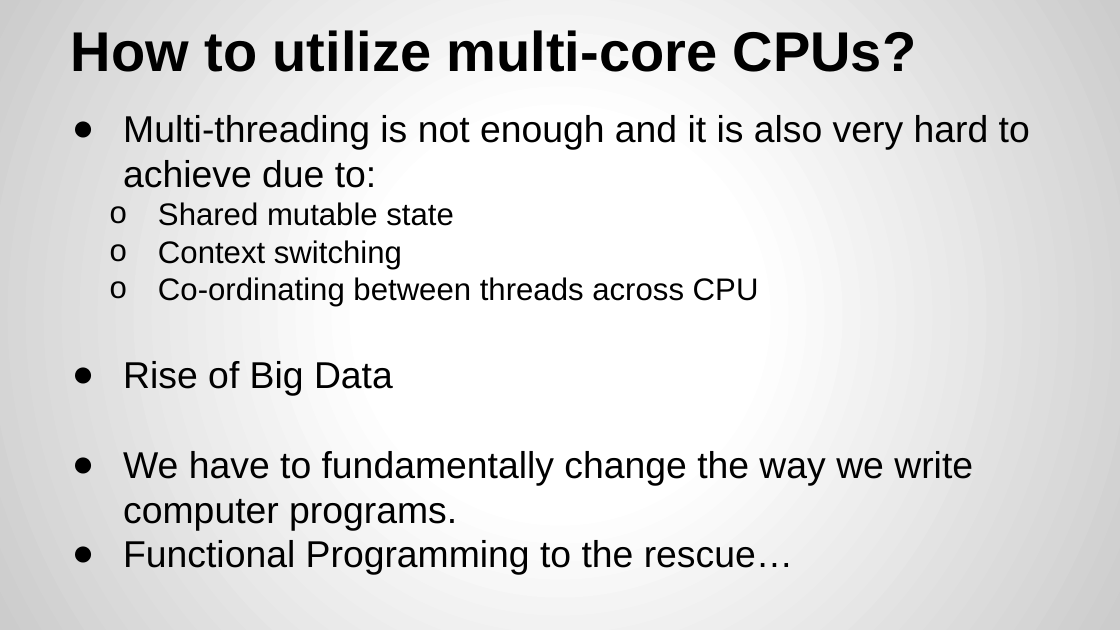
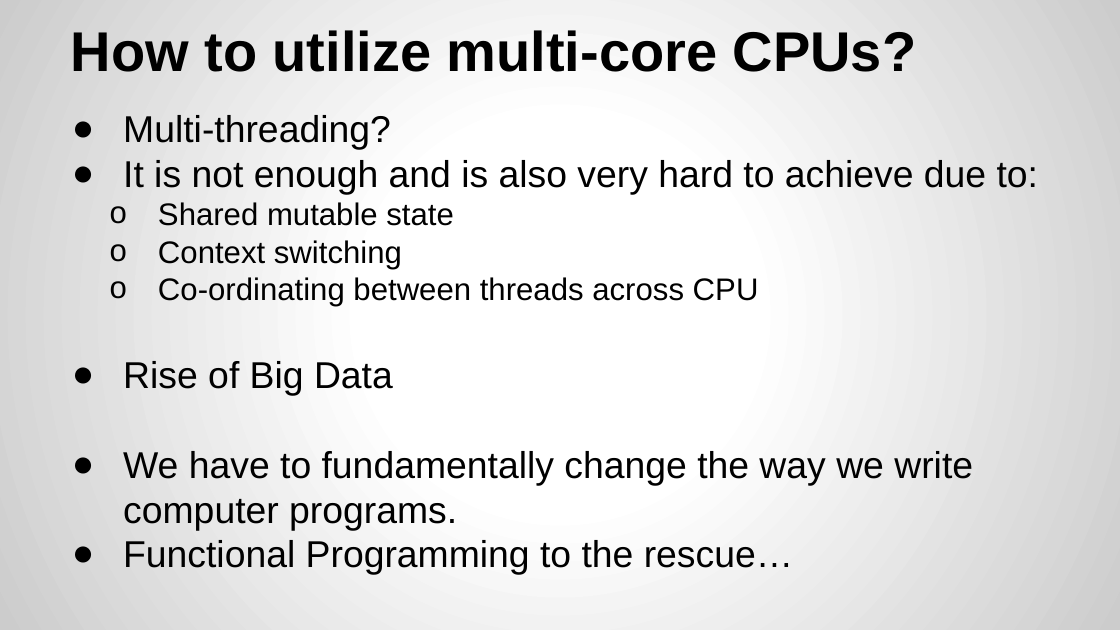
Before and after one commit to yogeshrnaik/presentations, a slide deck: slide 5 of Functional Programming with Java 8.pptx. Drawn at 1120x630 pixels with LibreOffice and Linux fonts; fonts in the diff are those of the drawing. Boxes give left, top, right and bottom in pixels: in the first picture for what was removed or moved away, otherwise in the second. Text is boxed around its words. In the diff, an @@ line names an element or a change of style, - is before the commit and + after.

```diff
--- a/Functional Programming with Java 8.pptx
+++ b/Functional Programming with Java 8.pptx
@@ text at [123,115,1038,194]: text changed @@
-● Multi-threading is not enough and it is also very hard to achieve due to:
+● Multi-threading?
+● It is not enough and is also very hard to achieve due to:
```
Also in this commit, not shown: 7 other slides changed, 5 slides added.
